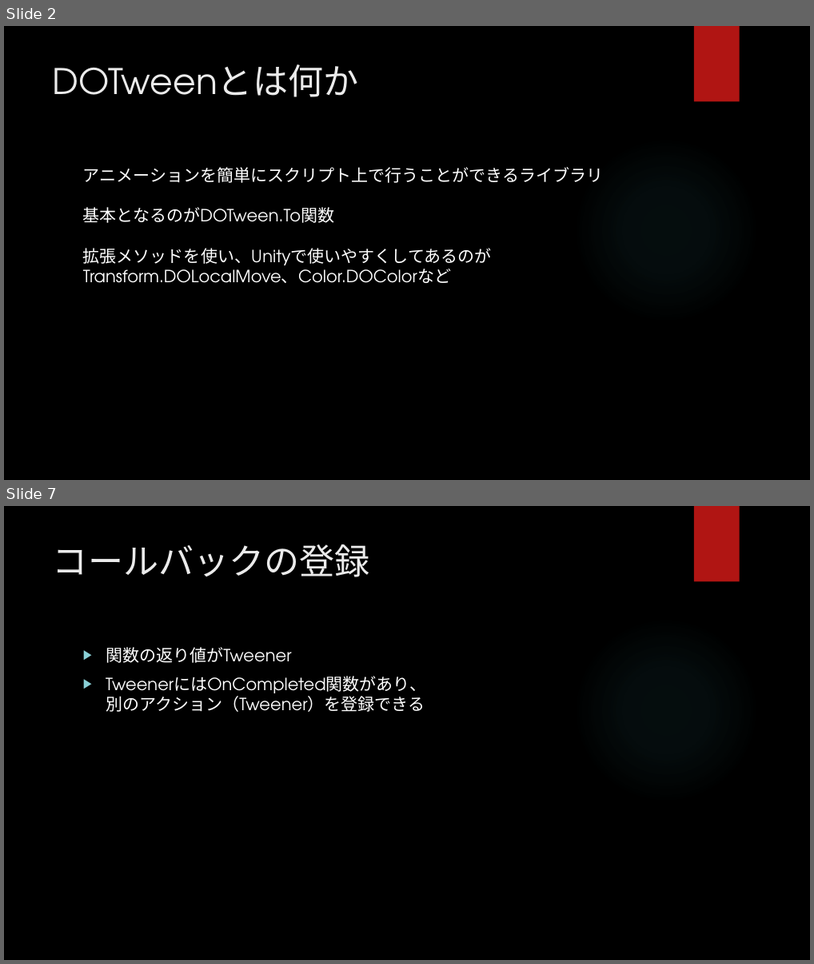
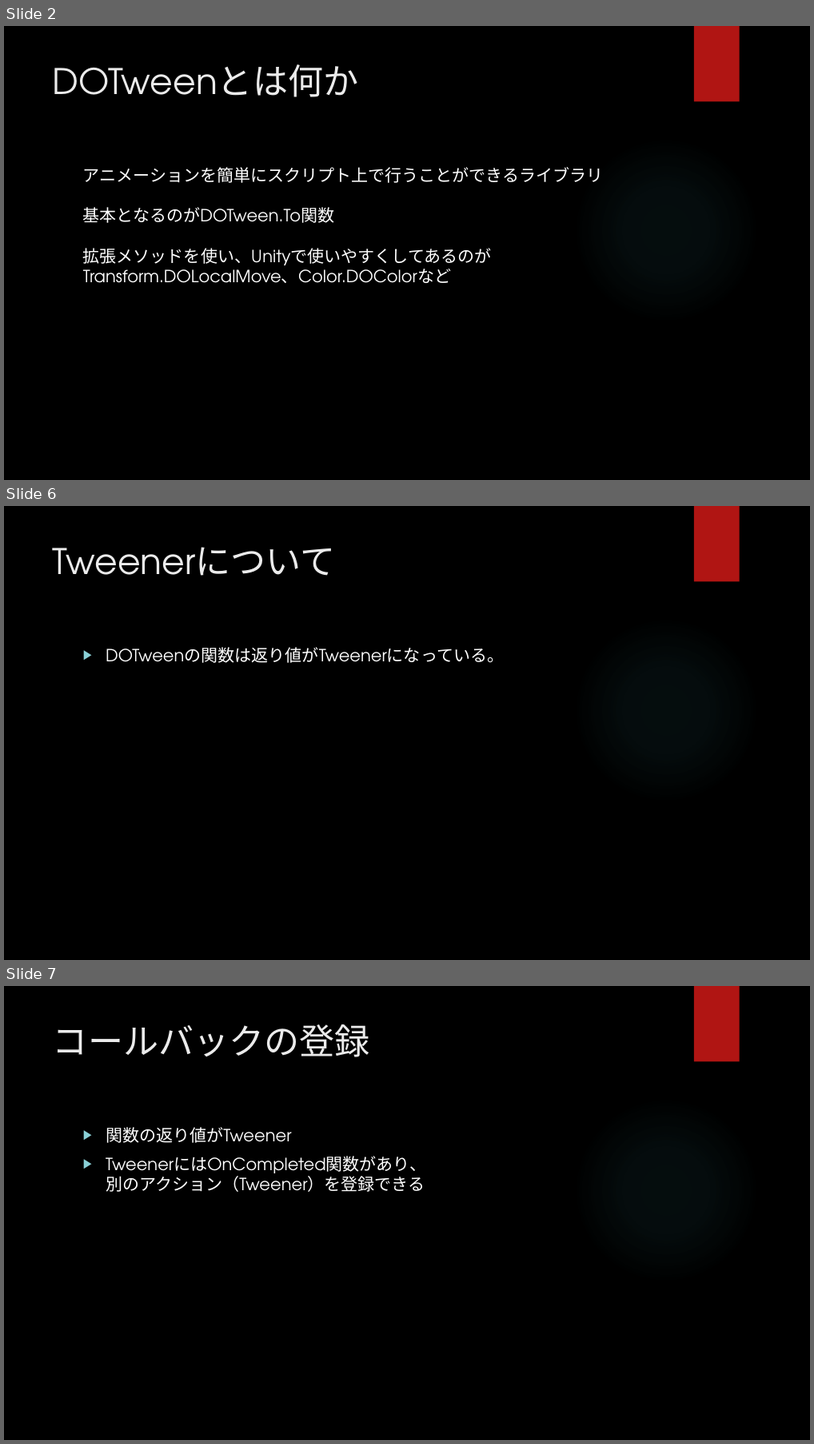
Before and after one commit to hopesnow/Study, a slide deck: RHStudy/Documents/プレゼンテーション1.pptx. Shown one above the other, each under a label of ours: slides 2 and 7 before the commit, slides 2, 6 and 7 after it; the slides between them are not shown. The pictures are 814x964 and 814x1444 pixels, drawn with LibreOffice and Linux fonts; fonts in the diff are those of the drawing; background and template pictures are left out. Boxes give left, top, right and bottom in pixels: in the first picture for what was removed or moved away, otherwise in the second. Text is boxed around its words. In the diff, an @@ line names an element or a change of style, - is before the commit and + after.

```diff
--- a/RHStudy/Documents/プレゼンテーション1.pptx
+++ b/RHStudy/Documents/プレゼンテーション1.pptx
@@ slide 6 added at box(4, 506, 810, 960), background picture (left out); not listed: 2 template elements that a slide beside it also shows @@
@@ title added at box(53, 547, 336, 576), 42 pt, text #EBEBEB @@
+Tweenerについて
@@ text added at box(106, 647, 504, 663), 20 pt, text #FFFFFF @@
+▶ DOTweenの関数は返り値がTweenerになっている。
```
Also in this commit, not shown: 3 slides changed, 1 slide removed.
